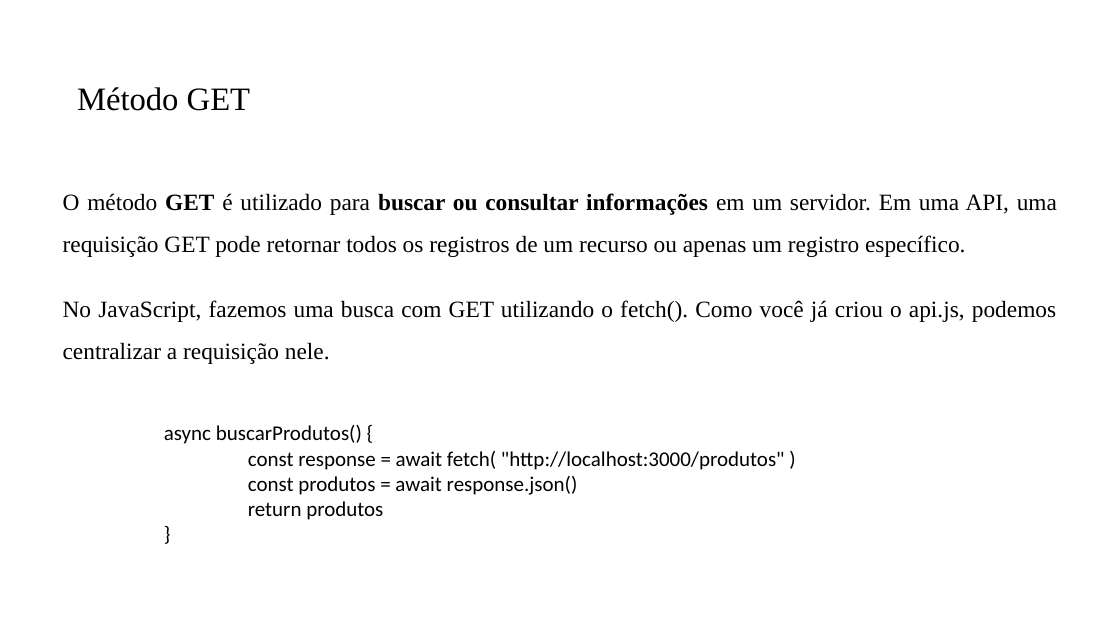
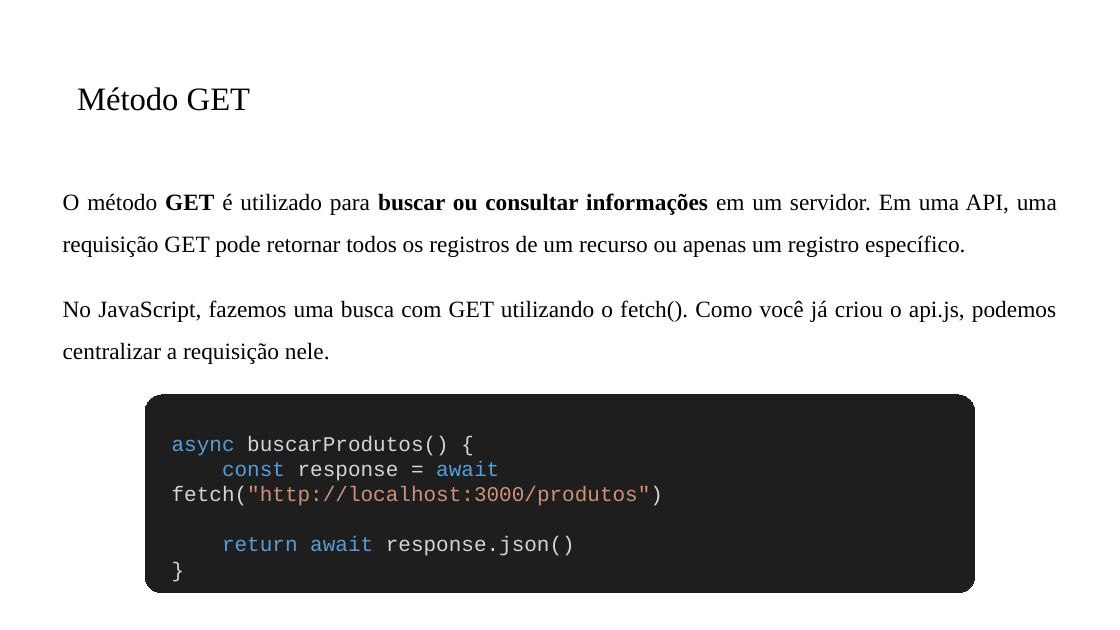
Before and after one commit to PedroMiho/UMC, a slide deck: slide 15 of SI/Programação para Internet/Módulo 2 - JavaScript/Aula03 - Implementado o CRUD/Implementando CRUD.pptx. Drawn at 1120x630 pixels with LibreOffice and Linux fonts; fonts in the diff are those of the drawing; background and template pictures are left out. Boxes give left, top, right and bottom in pixels: in the first picture for what was removed or moved away, otherwise in the second. Text is boxed around its words. In the diff, an @@ line names an element or a change of style, - is before the commit and + after.

```diff
--- a/SI/Programação para Internet/Módulo 2 - JavaScript/Aula03 - Implementado o CRUD/Implementando CRUD.pptx
+++ b/SI/Programação para Internet/Módulo 2 - JavaScript/Aula03 - Implementado o CRUD/Implementando CRUD.pptx
@@ rounded rectangle added at bbox=[145, 395, 975, 592], fill #1E1E1E, outline #1E1E1E 0.75 pt @@
@@ text "async buscarProdutos() {": place and size @@
-text "async buscarProdutos() {" at bbox=[164, 425, 785, 520]
+text "async buscarProdutos() {" at bbox=[172, 436, 663, 556]
@@ text at bbox=[172, 436, 449, 456]: font Calibri to Courier New in "async buscarProdutos() {", "}"; text colour #000000 to #569CD6 in "async"; text colour #000000 to #D4D4D4 in "buscarProdutos() {", "}" @@
@@ text at bbox=[172, 461, 663, 556]: text changed; font Calibri to Courier New; text colour #000000 to #CE9178 @@
-const response = await fetch( "http://localhost:3000/produtos" )
-const produtos = await response.json()
-return produtos
+const response = await fetch("http://localhost:3000/produtos")
+return await response.json()
```
Also in this commit, not shown: 5 slides added, 3 other files.
